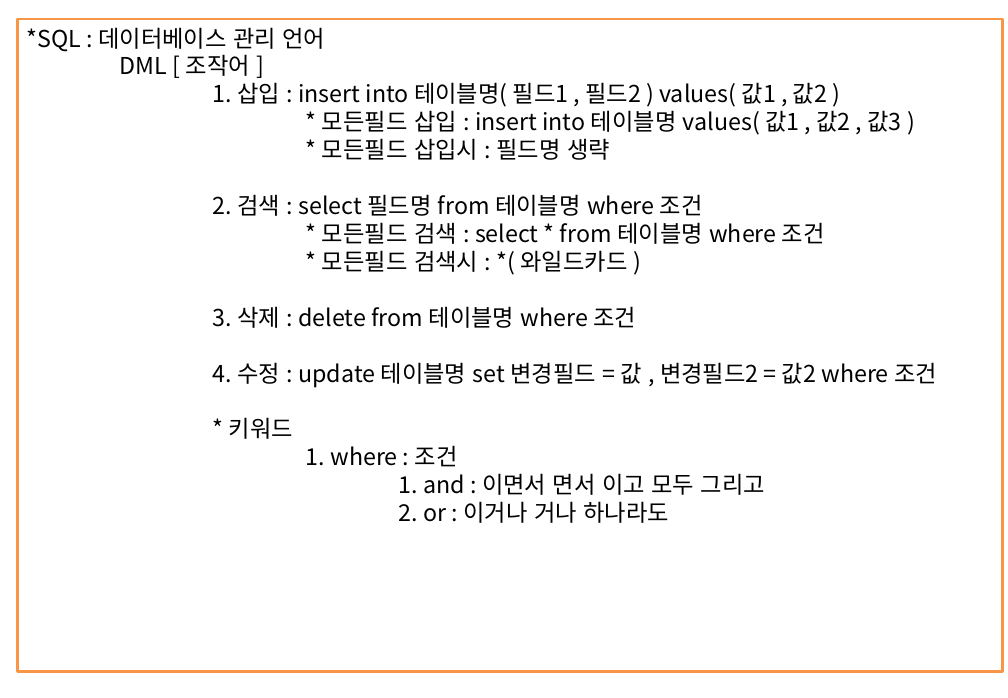
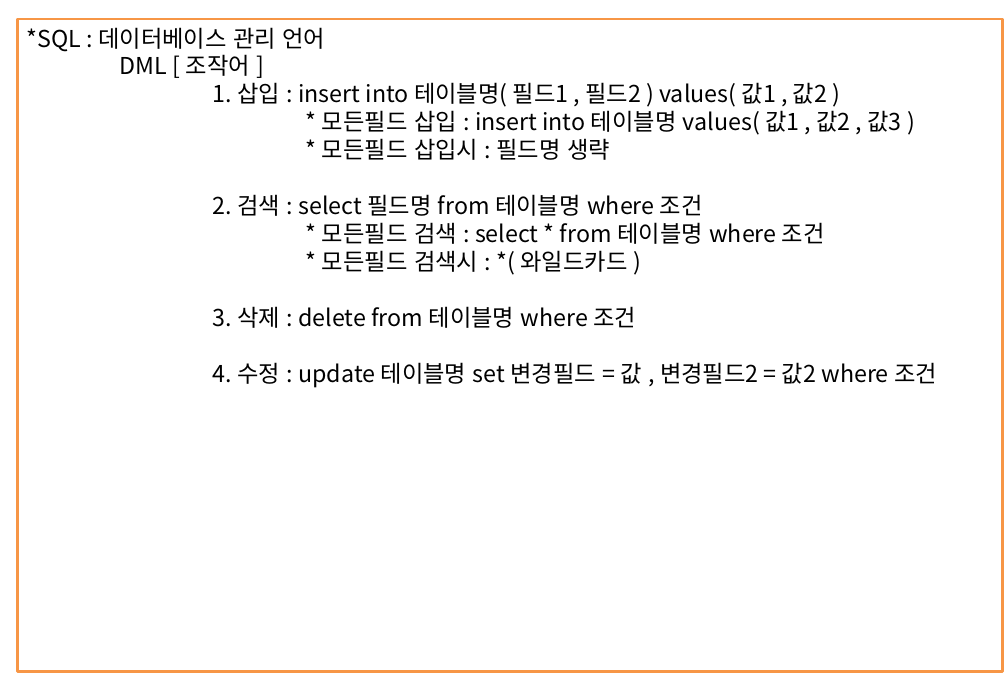
Before and after one commit to itdanja/web_ezen_1, a slide deck: slide 49 of java1/src/정리함/JAVA정리.pptx (slide 47 before the commit). Drawn at 1008x698 pixels with LibreOffice and Linux fonts; fonts in the diff are those of the drawing. Boxes give left, top, right and bottom in pixels: in the first picture for what was removed or moved away, otherwise in the second. Text is boxed around its words. In the diff, an @@ line names an element or a change of style, - is before the commit and + after.

```diff
--- a/java1/src/정리함/JAVA정리.pptx
+++ b/java1/src/정리함/JAVA정리.pptx
@@ text in rectangle at (229,417,765,523): paragraphs removed @@
-* 키워드
-1. where : 조건
-1. and : 이면서 면서 이고 모두 그리고
-2. or : 이거나 거나 하나라도
```
Also in this commit, not shown: 3 other slides changed, 3 slides added, 5 other files.
